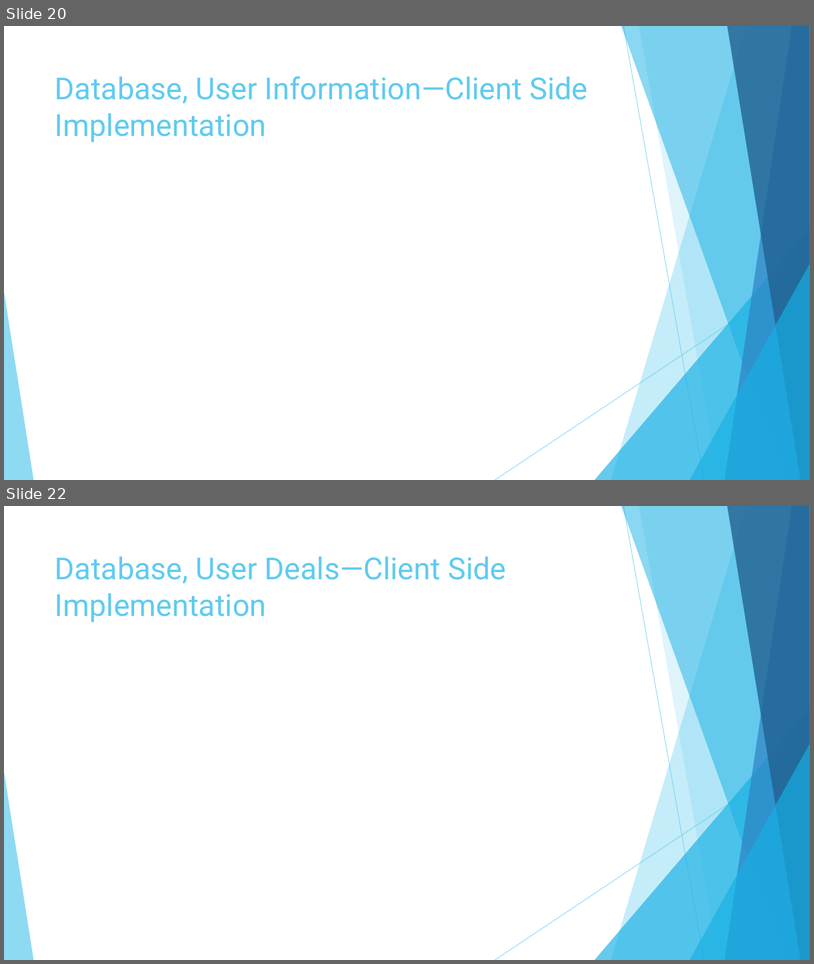
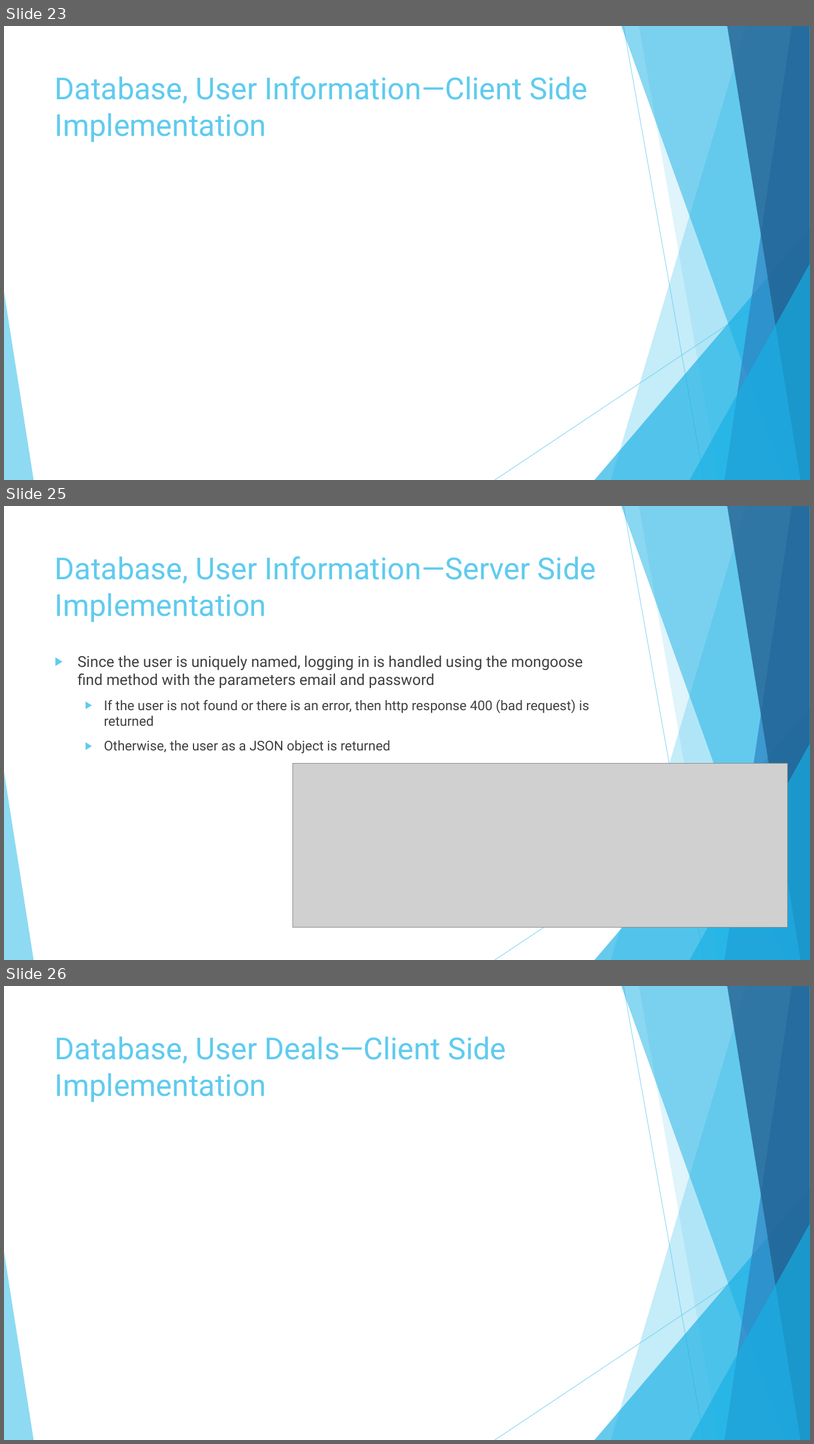
Before and after one commit to garciaac01/acs560_course_project, a slide deck: My EZ Shopper.pptx. Shown one above the other, each under a label of ours: slides 20 and 22 before the commit, slides 23, 25 and 26 after it; the slides between them are not shown. The pictures are 814x964 and 814x1444 pixels, drawn with LibreOffice and Linux fonts; fonts in the diff are those of the drawing; grey boxes stand for pictures. Boxes give left, top, right and bottom in pixels: in the first picture for what was removed or moved away, otherwise in the second. Text is boxed around its words. In the diff, an @@ line names an element or a change of style, - is before the commit and + after.

```diff
--- a/My EZ Shopper.pptx
+++ b/My EZ Shopper.pptx
@@ slide 25 added at [4,506,810,960], background #FFFFFF; not listed: 10 template elements that a slide beside it also shows @@
@@ title added at [55,556,596,622], 36 pt, text #5FCBEF @@
+Database, User Information—Server Side Implementation
@@ text added at [78,655,590,753], 16 pt, text #404040 @@
+▶ Since the user is uniquely named, logging in is handled using the mongoose find method with the parameters email and password
+  ▶ If the user is not found or there is an error, then http response 400 (bad request) is returned
+  ▶ Otherwise, the user as a JSON object is returned
@@ picture added at [293,763,789,927] @@
@@ what was slide 20 is now slide 23 @@
@@ what was slide 22 is now slide 26 @@
```
Also in this commit, not shown: 11 slides changed, 6 other slides added, 2 slides removed.
